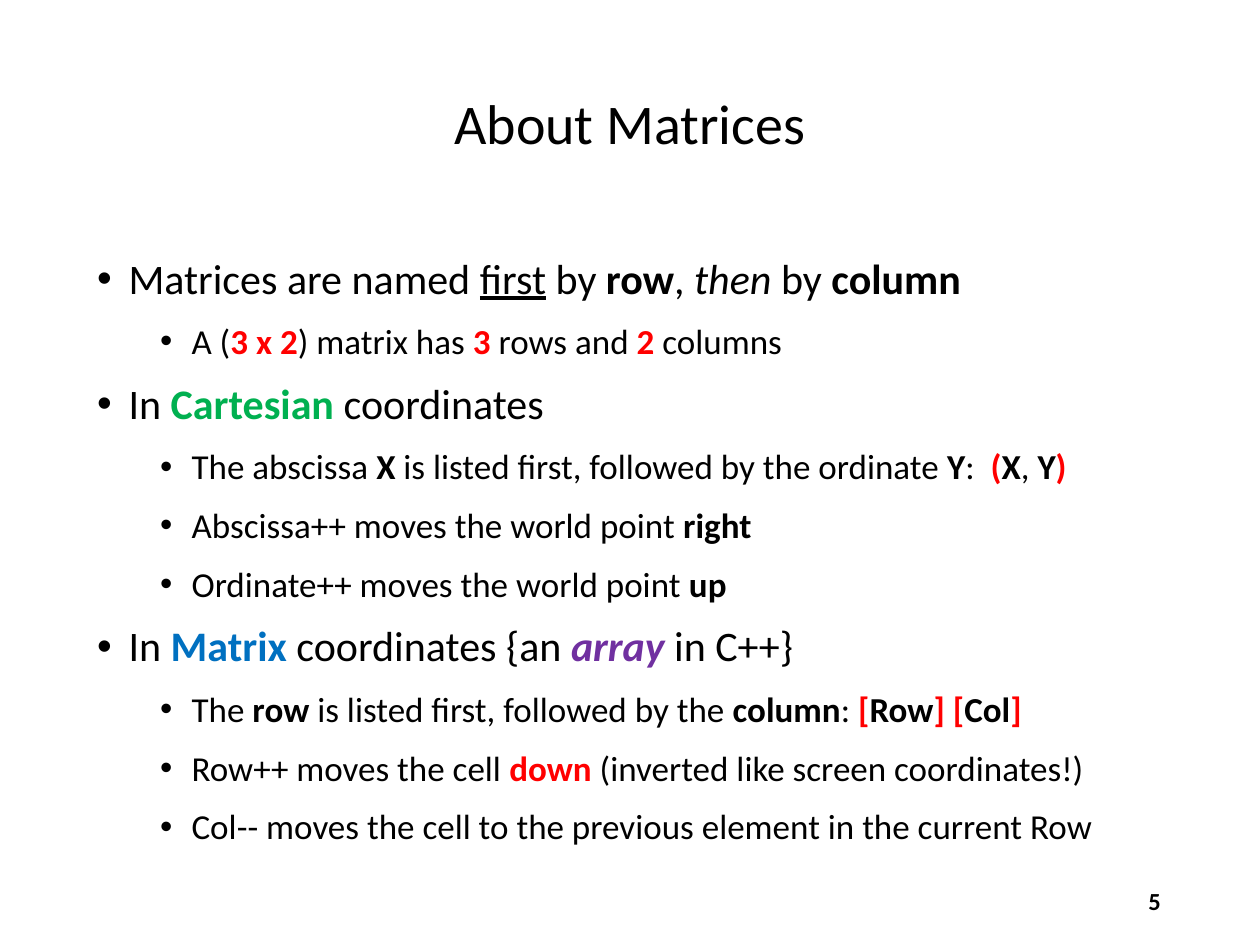
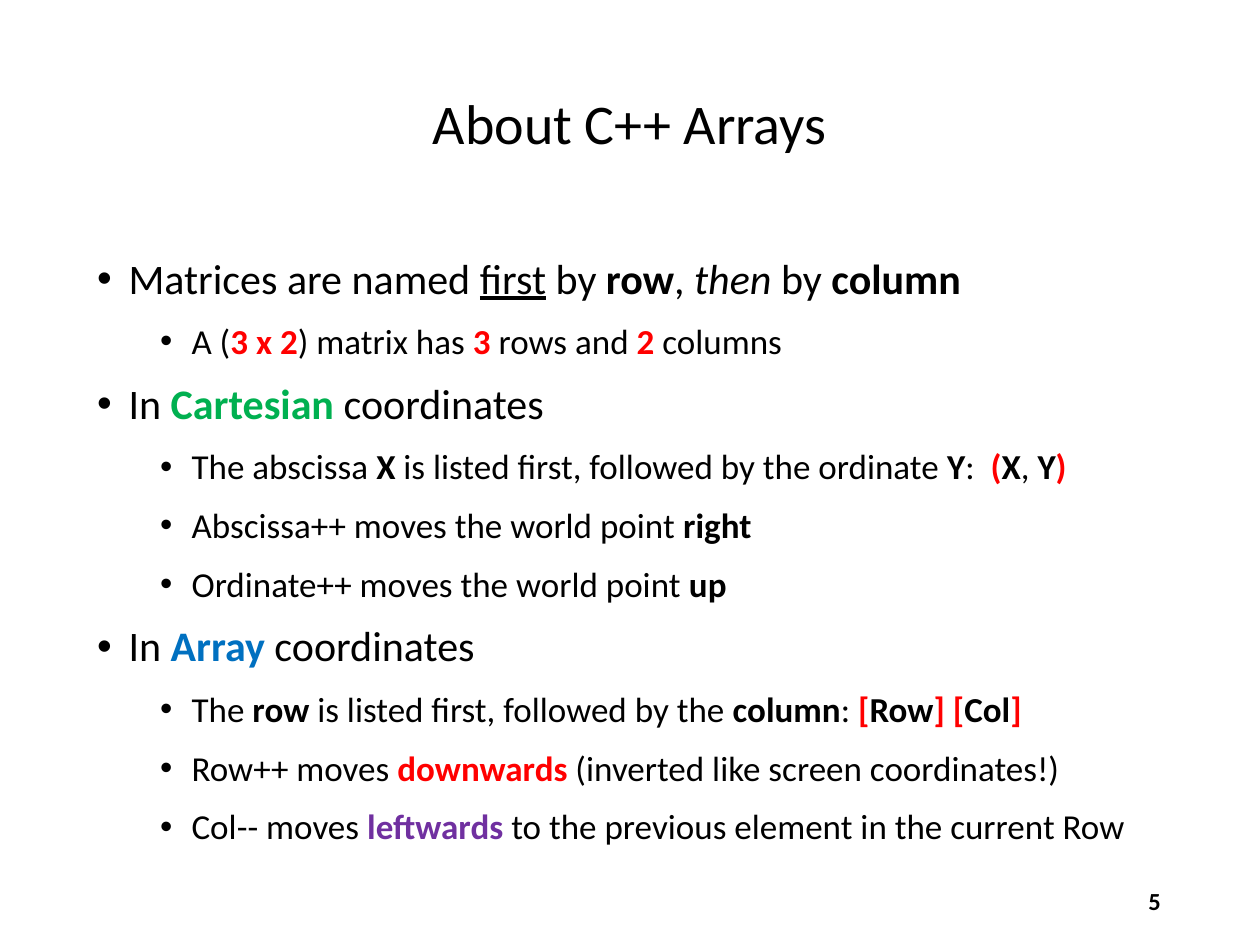
Before and after one commit to dbiersach/scicomp301-cpp-linux, a slide deck: slide 5 of session22/Session 22 - Search Algorithms, Adjacency Matrix.pptx. Drawn at 1260x945 pixels with LibreOffice and Linux fonts; fonts in the diff are those of the drawing. Boxes give left, top, right and bottom in pixels: in the first picture for what was removed or moved away, otherwise in the second. Text is boxed around its words. In the diff, an @@ line names an element or a change of style, - is before the commit and + after.

```diff
--- a/session22/Session 22 - Search Algorithms, Adjacency Matrix.pptx
+++ b/session22/Session 22 - Search Algorithms, Adjacency Matrix.pptx
@@ title at bbox=[433, 105, 827, 153]: text changed @@
-About Matrices
+About C++ Arrays
@@ text at bbox=[129, 631, 474, 668]: text changed @@
-• In Matrix coordinates {an array in C++}
+• In Array coordinates
@@ text at bbox=[192, 755, 1125, 845]: text changed @@
-  • Row++ moves the cell down (inverted like screen coordinates!)
-  • Col-- moves the cell to the previous element in the current Row
+  • Row++ moves downwards (inverted like screen coordinates!)
+  • Col-- moves leftwards to the previous element in the current Row
```
Also in this commit, not shown: 22 other slides changed, 5 slides added, 10 slides removed, 8 other files.
